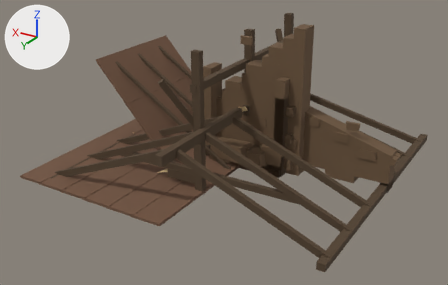
Before and after pictures for a commit that changed the glTF model assets/architecture/farm/SM_Farm_Ruins.glb.
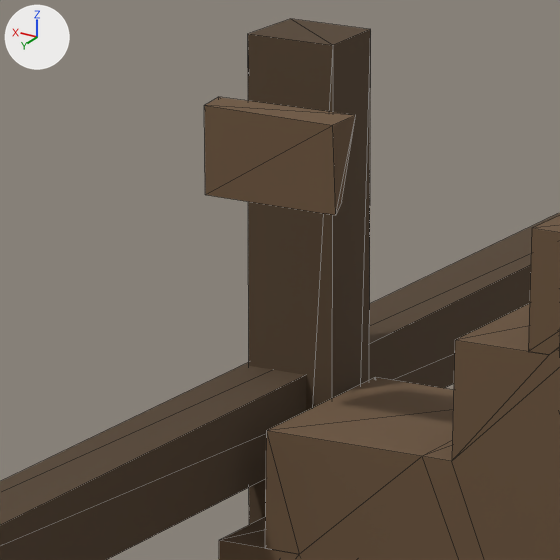
Each version appears first whole from a camera (50 mm lens) standing at (-5.97, 11.1, 5.82) and looking at (0.33, 0.6, 0.56), and next in a close-up on the part from 50% to 61% of the width and 9% to 26% of the height. The axes (+X, +Y, +Z) are drawn at upper left. The lights are the same throughout. The first two pictures are the older version. The close-ups show mesh edges as thin lines. Vertices at exactly the same position are counted once.

The first close-up shows 'SM_Farm_InteriorFrame', 'SM_Farm_WallBreak_North'.
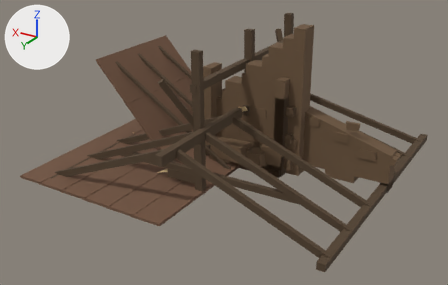
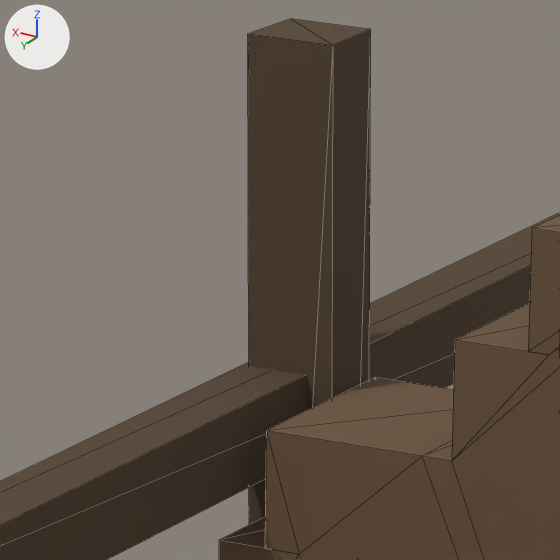
Where the change shows, as pixel boxes [x1, y1, x2, y2] in the close-ups (560 x 560 px; the box of a moved part takes in the faces that stretch with it):
```json
{"object": "SM_Farm_WallBreak_North", "change": "reshaped", "before": [204, 97, 560, 560], "after": [219, 215, 560, 560]}
{"part": 1, "of": "me_sm_farm_wallbreak_north", "change": "moved or reshaped", "before": [204, 97, 356, 215], "on screen": "not visible afterwards"}
```

Scene script edits in JSON lines:
```json
{"block": "me_sm_farm_wallbreak_north", "where": "# used by ob_sm_farm_wallbreak_north; location = (0.0, 0.0, 0.0)"}
{"op": "remove", "block": "me_sm_farm_wallbreak_north", "code": "me_sm_farm_wallbreak_north.from_pydata(...)  # 138 vertices, 232 faces; spans x -1.25..1.35, y -0.29..0.26, z 0.0..3.12"}
{"op": "add", "block": "me_sm_farm_wallbreak_north", "code": "me_sm_farm_wallbreak_north.from_pydata(...)  # 146 vertices, 244 faces; spans x -1.26..1.35, y -0.29..0.26, z 0.0..3.12"}
{"block": "me_sm_farm_wallbreak_north", "change": "me_sm_farm_wallbreak_north part 1: the loose piece of 8 vertices spanning x -0.1..0.18, y 0.15..0.21, z 2.66..2.82 is moved by (-1.16, 0.0, -0.13)"}
{"block": "me_sm_farm_wallbreak_north", "change": "other edits to the shape of me_sm_farm_wallbreak_north do not show in these pictures"}
```
